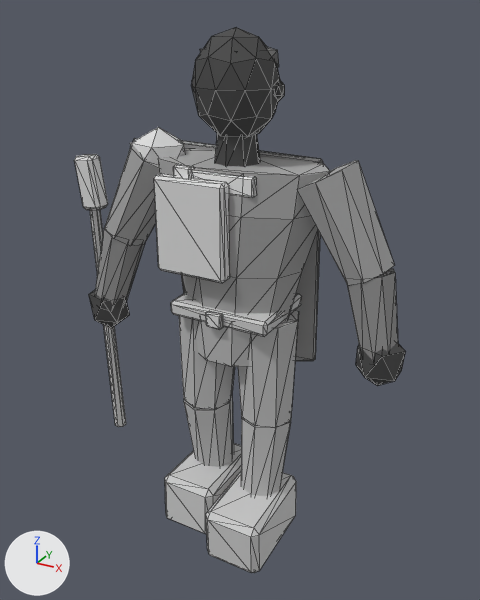
Before and after pictures for a commit that changed the glTF model assets/exports/npc/npc_raider_contact_r_v01.glb.
The view is the same before and after, from a camera (50 mm lens) standing at (1.16, -2.092, 2.086) and looking at (0.007, 0.004, 1.038). Lighting does not change. The marker at lower left points along +X, +Y and +Z. The picture after the commit comes second. Mesh edges are drawn as thin lines. Vertices at exactly the same position are counted once.

Objects in the first picture: 'GEO_npc_raider_contact_r_v01'.
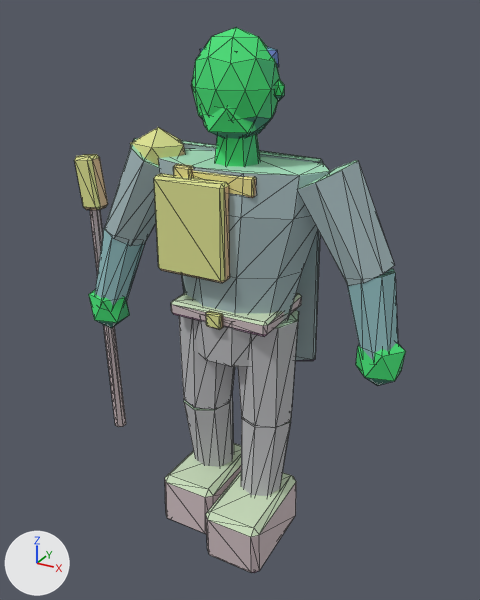
Location of each change, (x1, y1, x2, y2) in pixels of the pictures (480 x 600 px):
part 1 of me_geo_npc_raider_contact_r_v01, added (green)
    after: (201, 107, 265, 139)
part 2 of me_geo_npc_raider_contact_r_v01, recoloured
    both: (74, 27, 406, 573)

Edits to the bpy script that builds the scene:
```text
Change me_geo_npc_raider_contact_r_v01:
    used by ob_geo_npc_raider_contact_r_v01; location = (0.0, 0.0, 0.0)
    remove me_geo_npc_raider_contact_r_v01.from_pydata(...)  # 552 vertices, 992 faces; spans x -0.73..0.68, y -0.32..0.26, z -0.01..2.03
    add me_geo_npc_raider_contact_r_v01.from_pydata(...)  # 564 vertices, 1012 faces; spans x -0.73..0.68, y -0.32..0.26, z -0.01..2.03
    me_geo_npc_raider_contact_r_v01 part 1: a new loose piece, an icosphere of 20 faces spanning x -0.12..0.12, y -0.14..0.07, z 1.65..1.83, in mat_mat_npc_indexed
    me_geo_npc_raider_contact_r_v01 part 2: 992 kept faces spanning x -0.73..0.68, y -0.32..0.26, z -0.01..2.03 get new vertex colours
```
